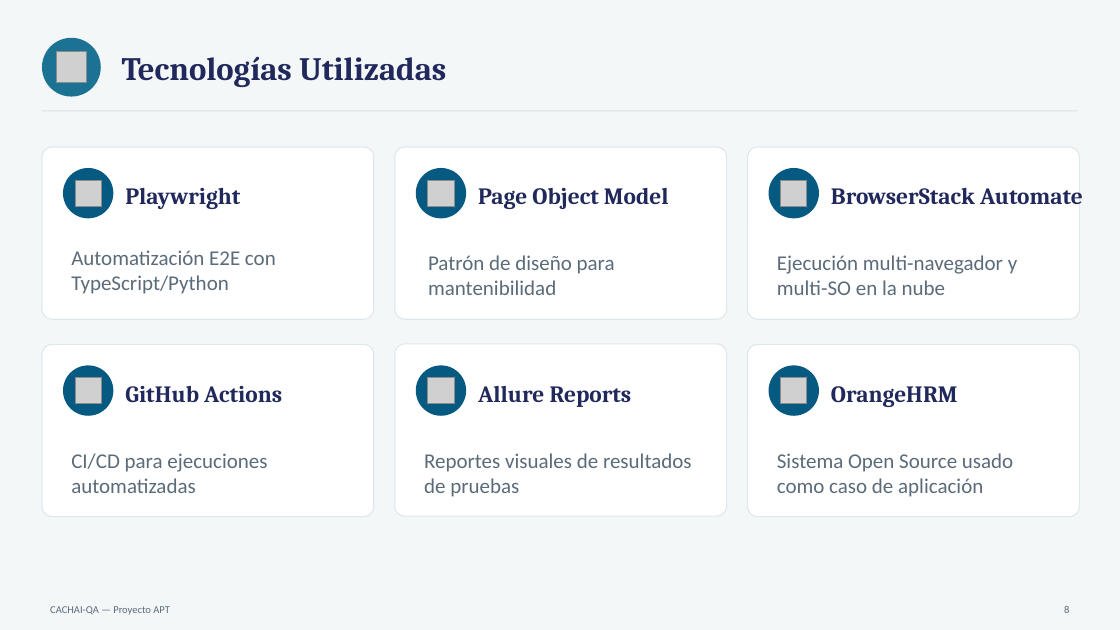
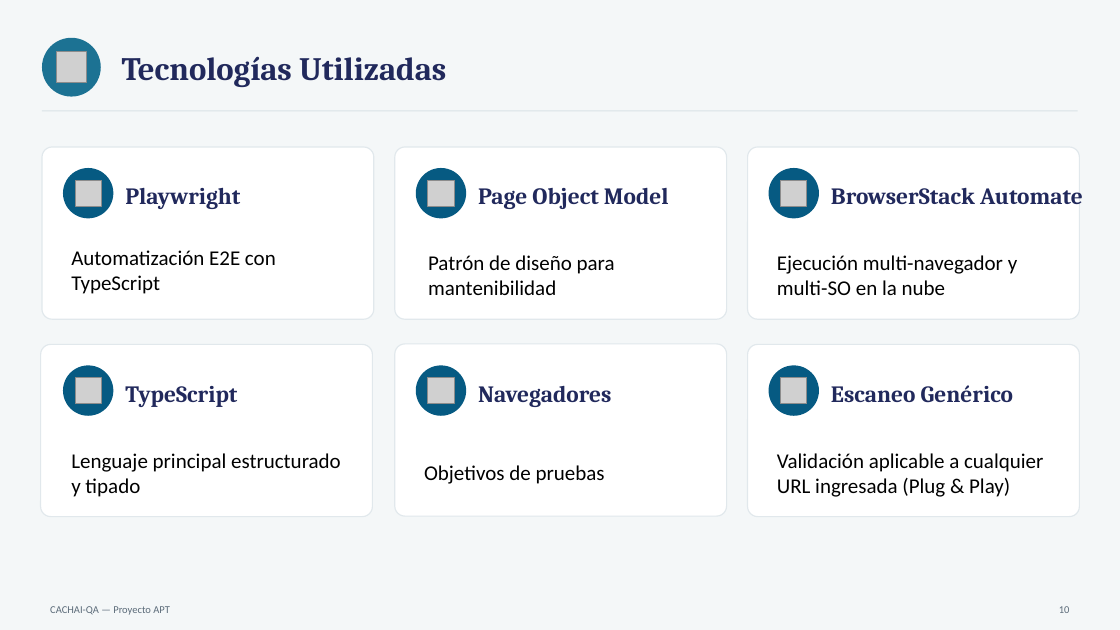
Before and after one commit to JoValdiviaMendoza/CACHAI-QA, a slide deck: slide 10 of Fase 1/Evidencias Grupales/Presentacion Proyecto.pptx. Drawn at 1120x630 pixels with LibreOffice and Linux fonts; fonts in the diff are those of the drawing; grey boxes stand for pictures. Boxes give left, top, right and bottom in pixels: in the first picture for what was removed or moved away, otherwise in the second. Text is boxed around its words. In the diff, an @@ line names an element or a change of style, - is before the commit and + after.

```diff
--- a/Fase 1/Evidencias Grupales/Presentacion Proyecto.pptx
+++ b/Fase 1/Evidencias Grupales/Presentacion Proyecto.pptx
@@ text at bbox=[71, 250, 276, 294]: text changed; text colour #5B6B79 to #000000 @@
-Automatización E2E con TypeScript/Python
+Automatización E2E con TypeScript
@@ text "Patrón de diseño para mantenibilidad" at bbox=[428, 255, 615, 295]: text colour #5B6B79 to #000000 @@
@@ text "Ejecución multi-navegador y multi-SO en ..." at bbox=[777, 255, 1017, 295]: text colour #5B6B79 to #000000 @@
@@ text at bbox=[125, 386, 237, 407]: text changed @@
-GitHub Actions
+TypeScript
@@ text at bbox=[478, 386, 611, 407]: text changed @@
-Allure Reports
+Navegadores
@@ text at bbox=[831, 385, 1013, 403]: text changed @@
-OrangeHRM
+Escaneo Genérico
@@ text at bbox=[71, 453, 341, 497]: text changed; text colour #5B6B79 to #000000 @@
-CI/CD para ejecuciones automatizadas
+Lenguaje principal estructurado y tipado
@@ text at bbox=[424, 465, 605, 484]: text changed; text colour #5B6B79 to #000000 @@
-Reportes visuales de resultados de pruebas
+Objetivos de pruebas
@@ text at bbox=[777, 453, 1043, 497]: text changed; text colour #5B6B79 to #000000 @@
-Sistema Open Source usado como caso de aplicación
+Validación aplicable a cualquier URL ingresada (Plug & Play)
@@ text at bbox=[1059, 606, 1070, 613]: text changed @@
-8
+10
```
Also in this commit, not shown: 12 other slides changed.
